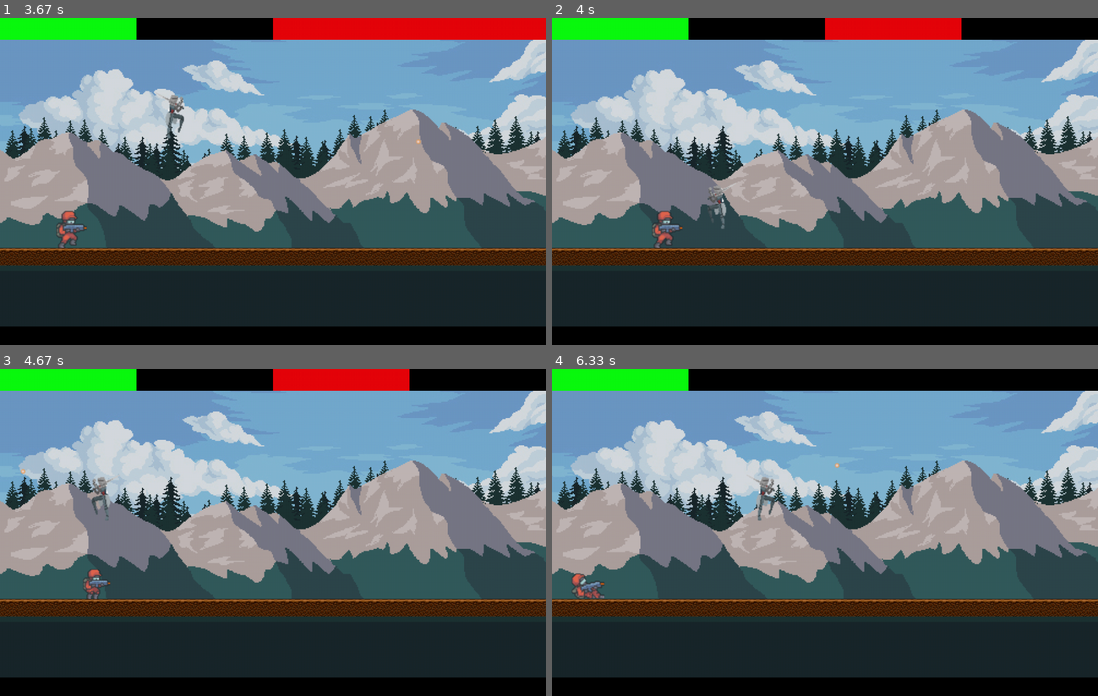
Above: before the commit, frames 1-4 (two rows, left to right).
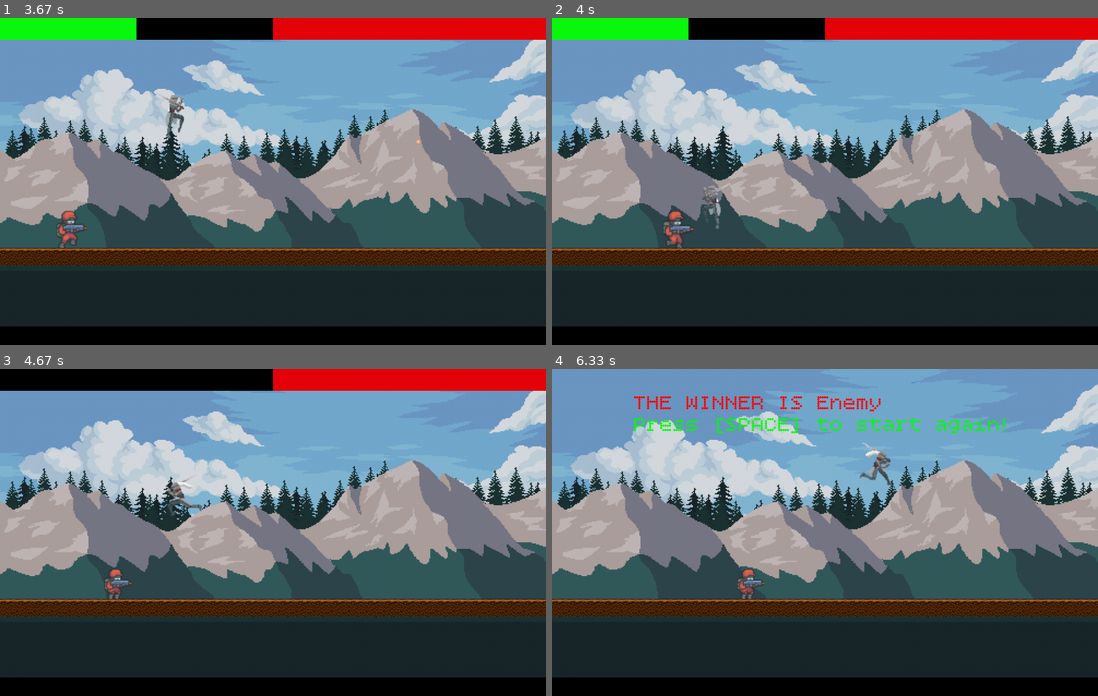
Above: after the commit, the same moments.

Repository: dmboandr/pygame-fighting
Game: pygame game, started from main.py
The game is run twice, just before and just after one commit, with the same random seed, the same clock (stepped at 60 frames per second) and the same inputs.
Inputs:
- Up to frame 1 (3.67 s): tap F at 0.33, 0.82, 2.48 s; hold A 0.67-1.2 s; tap Space at 0.73, 1.03, 1.3, 1.6, 1.73, 2.03, 2.4, 2.7, 2.9, 3.2, 3.4 s; hold A 1.23-1.63 s; tap E at 1.38, 2.98 s; hold D 1.67-2.3 s; hold A 2.33-2.8 s; hold D 2.83-3.3 s; hold D from 3.33 s (still down)
- Up to frame 2 (4 s): tap Space at 3.7, 3.9 s; release D at 3.8 s; hold A from 3.83 s (still down); tap F at 3.98 s
- Up to frame 3 (4.67 s): tap Space at 4.2, 4.47 s; release A at 4.37 s; hold A from 4.4 s (still down); tap E at 4.55 s
- Up to frame 4 (6.33 s): tap Space at 4.77, 4.9, 5.2, 5.57, 5.87, 6.07 s; release A at 4.8 s; hold D 4.83-5.47 s; hold A 5.5-5.97 s; tap F at 5.65 s; hold D from 6 s (still down); tap E at 6.15 s

Frame 1 is identical in both runs. In frame 2, 2.4% of the frame differs, in the area x 18-100%, y 0-71%; in frame 3, 4.2%; in frame 4, 9.2%, in the area x 0-100%, y 0-71%.

Commit message:
Fonts, Fixed Attack Hitbox

Diff:
--- a/main.py
+++ b/main.py
@@ -31,6 +31,9 @@
 
 shot_sound = pygame.mixer.Sound("audio/shot.wav")
 shot_sound.set_volume(0.5)  # 1 - 100%, 0.05 = 5%
+
+# тексты
+text_font = pygame.font.Font("Fonts/BitcountGridSingle-VariableFont_CRSV,ELSH,ELXP,slnt,wght.ttf", 40)
 
 # переменные для игры
 endgame_timer = 120
@@ -59,6 +62,8 @@
         self.attack_cooldown = 0  # как часто мы можем нажимать на атаку
         self.attack_delay = 60
 
+
+
         self.attack_speed = 60  # сколько длится состояние атаки в фреймах
         self.attack_time = self.attack_speed  # сколько мы находимся в состоянии атаки
         # для отталкивания
@@ -107,6 +112,10 @@
 
         self.surface = self.animation_list[self.action][self.animation_index]
         self.rect = self.surface.get_rect(bottomleft=(x, y))
+
+        self.attack_hitbox = pygame.rect.Rect(self.rect.x, self.rect.y, 50, 50)
+        self.attack_hitbox_surf = pygame.surface.Surface(size=(self.attack_hitbox.width, self.attack_hitbox.height))
+        self.attack_hitbox_surf.fill((255, 0, 0))
 
     def move(self):
         dx = 0
@@ -220,10 +229,14 @@
         if self.attack_cooldown == 0:  # если счётчик равен 0
             self.is_attacking = True  # я перехожу в состояние атаки
             self.attack_cooldown = self.attack_delay  # сразу же меняю счётчик
-            self.surf = pygame.surface.Surface(size=(self.rect.width, self.rect.height))
+            #self.surf = pygame.surface.Surface(size=(self.rect.width, self.rect.height))
             # (self.rect.x + ((self.rect.width//2 + 30) * self.direction)
-            self.attack_hitbox = self.surf.get_rect(topleft=(self.rect.x + (self.rect.width * self.direction), self.rect.y))
-            self.surf.fill((255, 0, 0))
+            if self.direction == 1:
+                coef = 45
+            else:
+                coef = 5
+            self.attack_hitbox = pygame.rect.Rect(self.rect.x + (coef * self.direction), self.rect.y, 40, 80)
+            #self.surf.fill((255, 0, 0))
 
             if self.attack_hitbox.colliderect(target.rect):
                 target.health -= 50
@@ -309,15 +322,26 @@
         #self.test_rect()
         self.move()
 
+
     def test_rect(self):
-        self.square_surf = pygame.surface.Surface(size=(self.surface.get_width() + 3, self.surface.get_height() + 3))
-        self.square_surf.fill((255, 0, 0))
-        self.square_rect = self.square_surf.get_rect(bottomleft=(self.rect.x, self.rect.y + self.surface.get_height()))
-        screen.blit(self.square_surf, self.square_rect)
-        print(player.rect.x, player.rect.y)
+        # self.square_surf = pygame.surface.Surface(size=(self.surface.get_width() + 3, self.surface.get_height() + 3))
+        # self.square_surf.fill((255, 0, 0))
+        # self.square_rect = self.square_surf.get_rect(bottomleft=(self.rect.x, self.rect.y + self.surface.get_height()))
+        # screen.blit(self.square_surf, self.square_rect)
+
+        coef = 0
+        if self.direction == 1:
+            coef = 45
+        else:
+            coef = 5
+        self.attack_hitbox = pygame.rect.Rect(self.rect.x + (coef * self.direction), self.rect.y, 40, 80)
+        self.attack_hitbox_surf = pygame.surface.Surface(size=(self.attack_hitbox.width, self.attack_hitbox.height))
+        self.attack_hitbox_surf.fill((255, 0, 0))
 
     def draw(self):
         screen.blit(pygame.transform.flip(self.surface, self.flip, False), self.rect)
+        #screen.blit(self.attack_hitbox_surf, self.attack_hitbox)
+
 
 
 class Bullet(pygame.sprite.Sprite):
@@ -396,6 +420,25 @@
     enemy_hp.health = 100
     character_group.add(player)
     character_group.add(enemy)
+
+
+def draw_result(player):
+    player_alive = player.alive
+
+    winner = "Player" if player_alive else "Enemy"
+
+    result_text = text_font.render(f"THE WINNER IS {winner}",
+                                   False,
+                                   (255, 0, 0))
+
+    screen.blit(result_text, (150, 40))
+
+    result_text = text_font.render(f"Press [SPACE] to start again!",
+                                   False,
+                                   (0, 255, 0))
+
+    screen.blit(result_text, (150, 80))
+
 
 
 player = Character(x=100, y=422, size=1.5, char_type="player")
@@ -493,6 +536,7 @@
     else:
         player.draw()
         enemy.draw()
+        draw_result(player)
 
     pygame.display.update()
     clock.tick(FPS)  # я гарантирую, что цикл не будет выполнять больше FPS раз
Binary file added: Fonts/BitcountGridSingle-VariableFont_CRSV,ELSH,ELXP,slnt,wght.ttf
